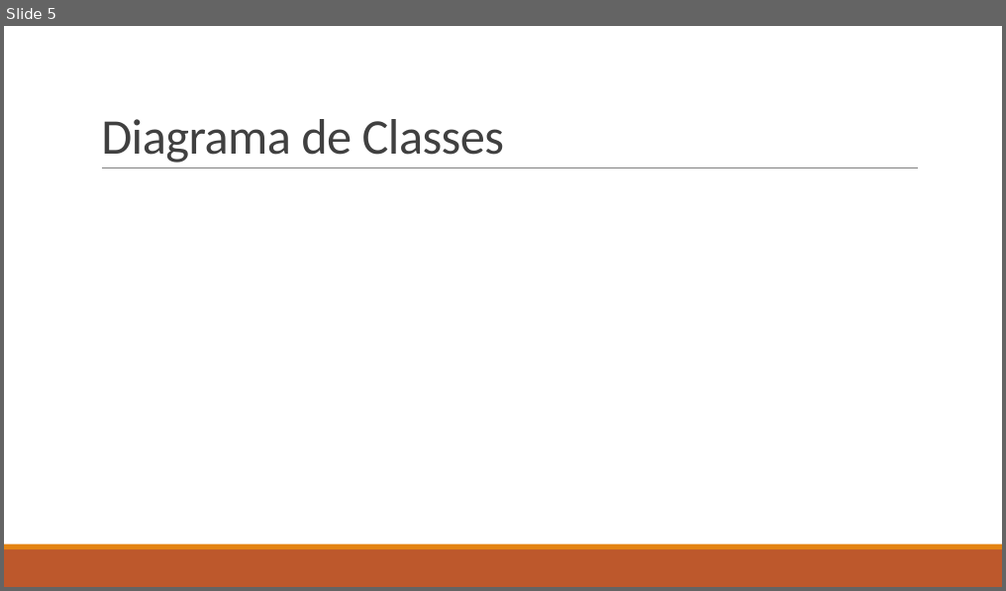
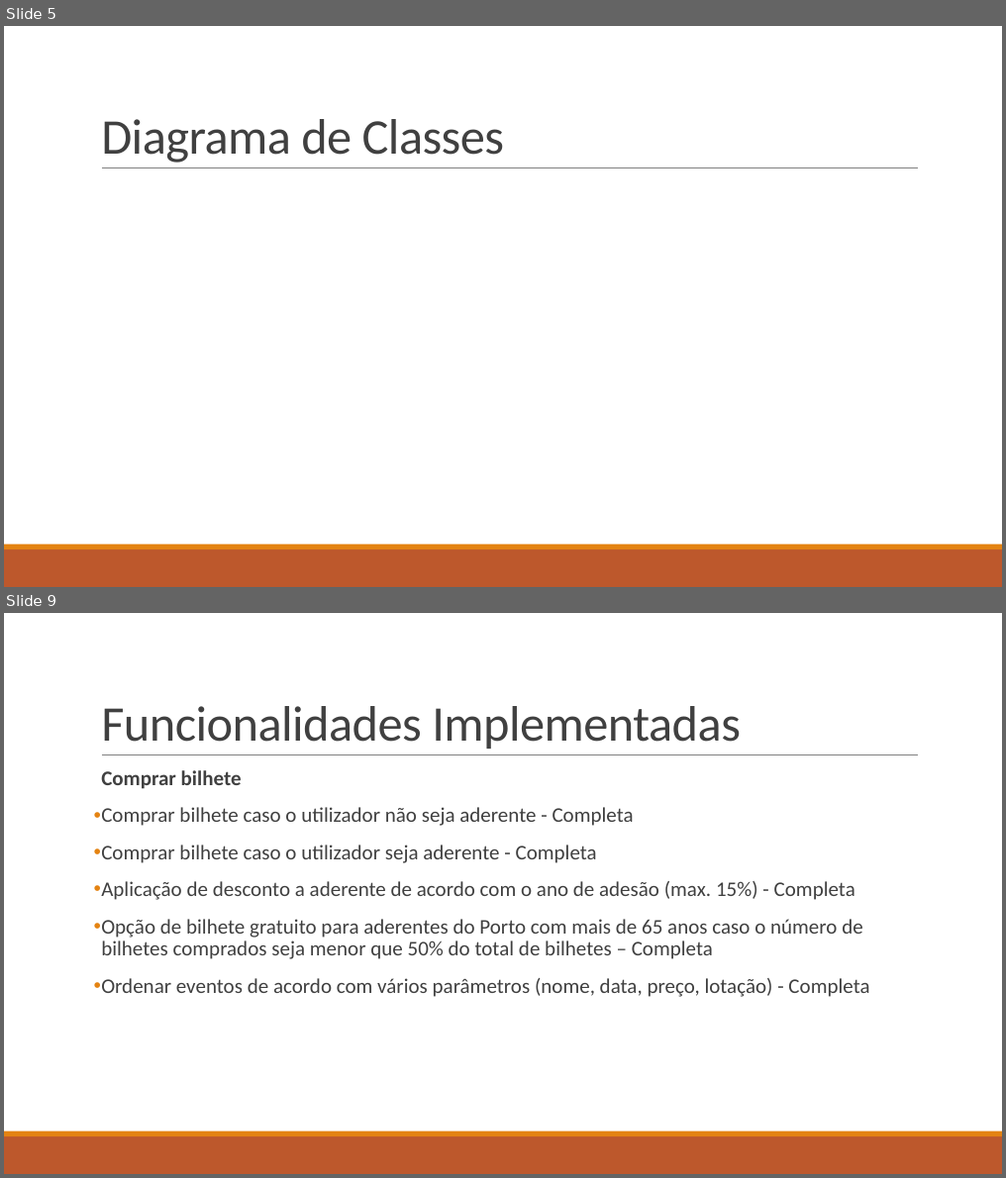
Before and after one commit to SnarkyTohgo/Cinemateca-Portuguesa, a slide deck: Apresentacao Projeto 1.pptx. Shown one above the other, each under a label of ours: slide 5 before the commit, slides 5 and 9 after it; the slides between them are not shown. The pictures are 1006x591 and 1006x1178 pixels, drawn with LibreOffice and Linux fonts; fonts in the diff are those of the drawing. Boxes give left, top, right and bottom in pixels: in the first picture for what was removed or moved away, otherwise in the second. Text is boxed around its words. In the diff, an @@ line names an element or a change of style, - is before the commit and + after.

```diff
--- a/Apresentacao Projeto 1.pptx
+++ b/Apresentacao Projeto 1.pptx
@@ slide 9 added at (4,613,1002,1174), background #FFFFFF; not listed: 3 template elements that a slide beside it also shows @@
@@ title added at (101,706,741,749), 48 pt, text #404040 @@
+Funcionalidades Implementadas
@@ text added at (101,770,869,997), 20 pt, text #404040 @@
+  Comprar bilhete
+• Comprar bilhete caso o utilizador não seja aderente - Completa
+• Comprar bilhete caso o utilizador seja aderente - Completa
+• Aplicação de desconto a aderente de acordo com o ano de adesão (max. 15%) - Completa
+• Opção de bilhete gratuito para aderentes do Porto com mais de 65 anos caso o número de bilhetes comprados seja menor que 50% do total de bilhetes – Completa
+• Ordenar eventos de acordo com vários parâmetros (nome, data, preço, lotação) - Completa
```
Also in this commit, not shown: 6 slides changed, 1 other slide added, 1 slide removed, 2 other files.
